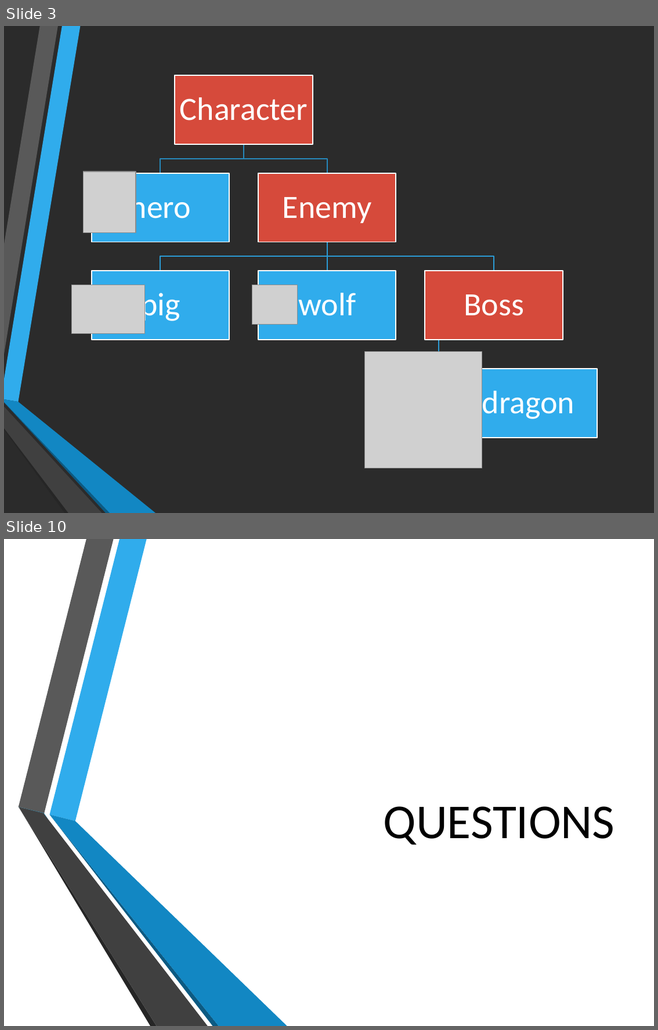
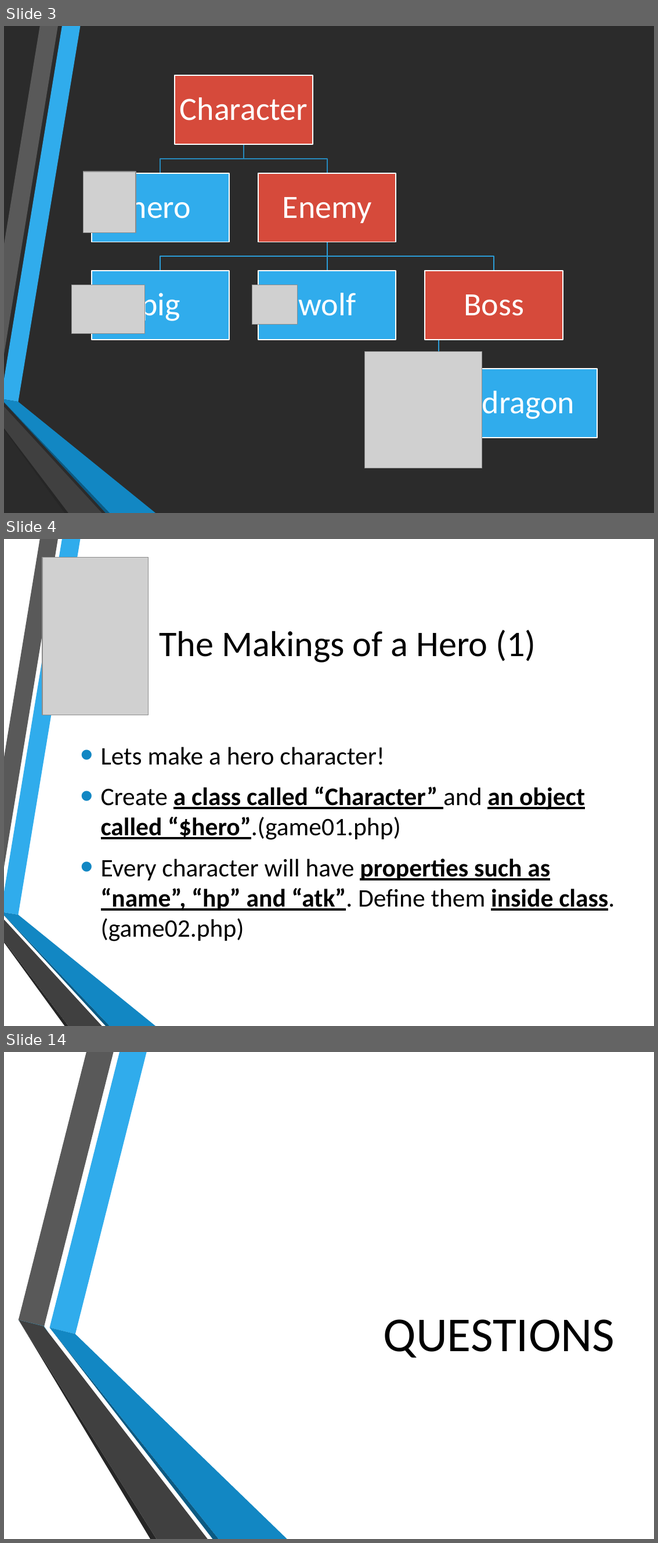
Before and after one commit to hatted/fevaworks-php, a slide deck: php-fw7/lesson7b-game.pptx. Shown one above the other, each under a label of ours: slides 3 and 10 before the commit, slides 3, 4 and 14 after it; the slides between them are not shown. The pictures are 658x1030 and 658x1543 pixels, drawn with LibreOffice and Linux fonts; fonts in the diff are those of the drawing; grey boxes stand for pictures; background and template pictures are left out; a plain dark background stands for a picture behind light text. Boxes give left, top, right and bottom in pixels: in the first picture for what was removed or moved away, otherwise in the second. Text is boxed around its words. In the diff, an @@ line names an element or a change of style, - is before the commit and + after.

```diff
--- a/php-fw7/lesson7b-game.pptx
+++ b/php-fw7/lesson7b-game.pptx
@@ slide 4 added at (4, 539, 654, 1026), background picture (left out); not listed: 6 template elements that a slide beside it also shows @@
@@ picture added at (42, 558, 148, 715) @@
@@ title added at (159, 629, 536, 663), 40 pt, text #000000 @@
+The Makings of a Hero (1)
@@ text added at (101, 747, 614, 942), 28 pt, text #000000 @@
+• Lets make a hero character!
+• Create a class called “Character” and an object called “$hero”.(game01.php)
+• Every character will have properties such as “name”, “hp” and “atk”. Define them inside class. (game02.php)
@@ what was slide 10 is now slide 14 @@
```
Also in this commit, not shown: 3 slides changed, 6 other slides added, 3 slides removed, 6 other files.
